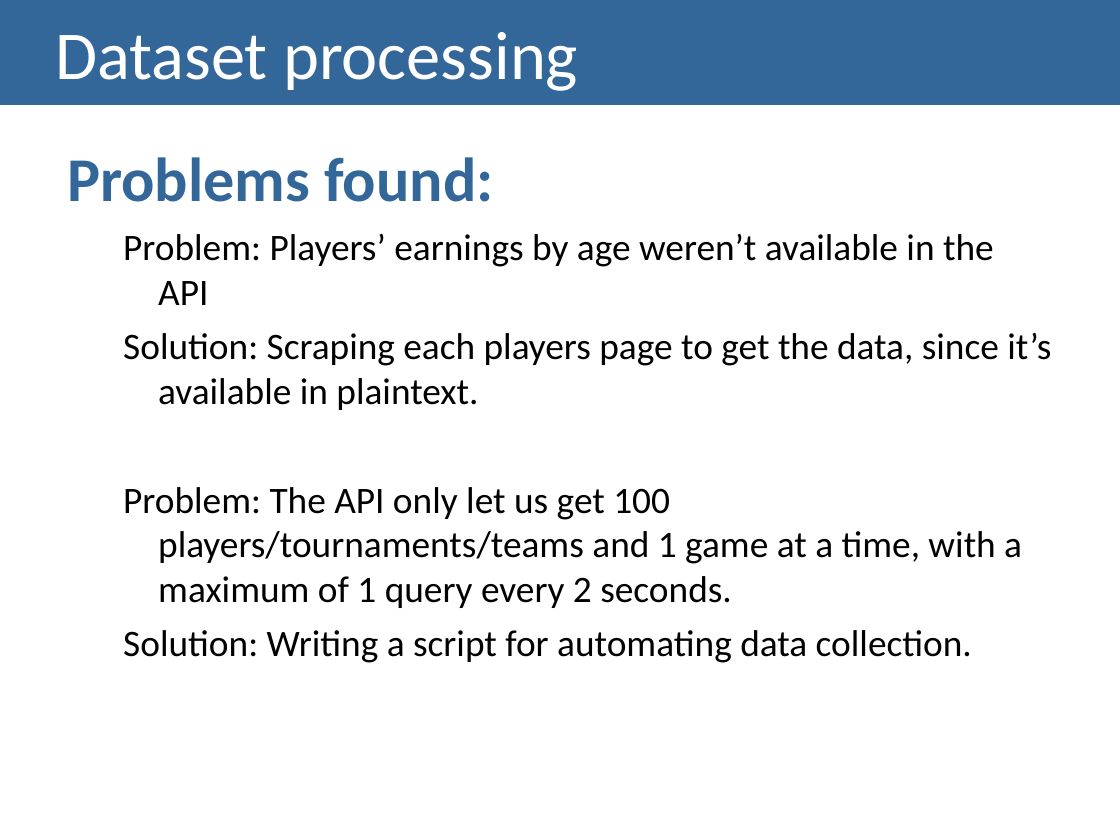
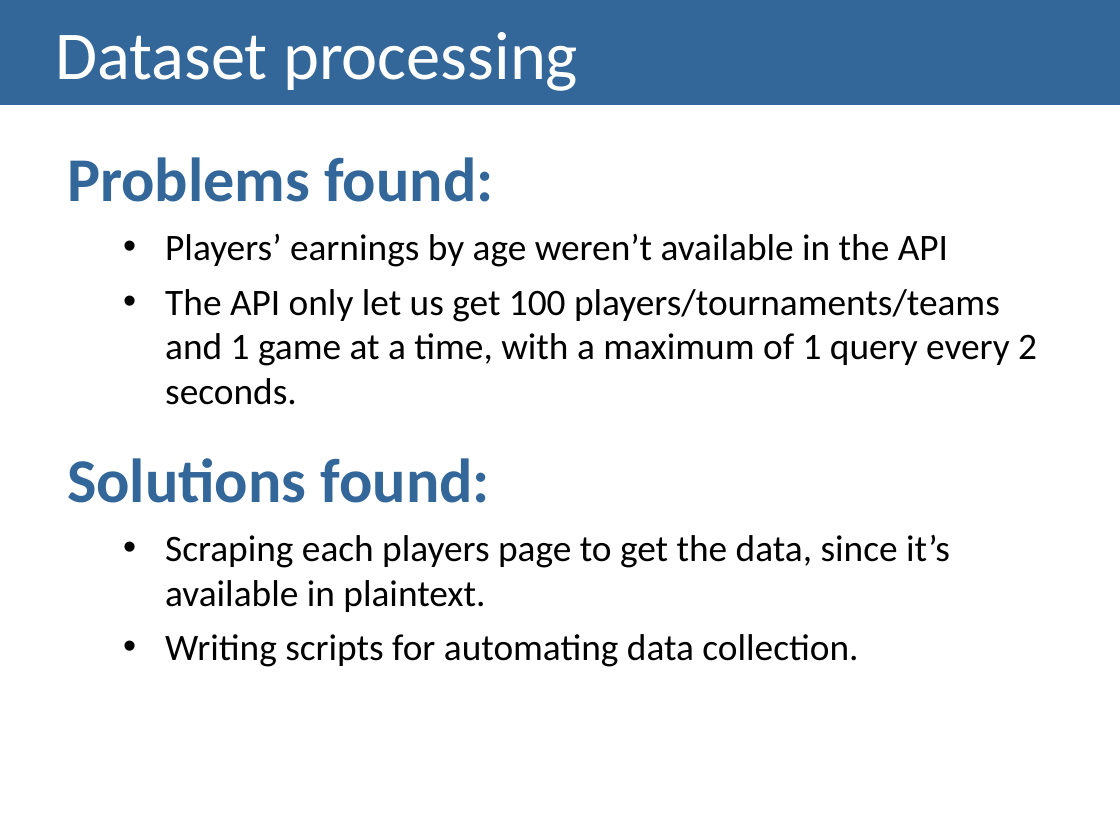
Before and after one commit to lucasrafael98/IV1819-esports, a slide deck: slide 15 of docs/Checkpoint II - Presentation.pptx. Drawn at 1120x840 pixels with LibreOffice and Linux fonts; fonts in the diff are those of the drawing. Boxes give left, top, right and bottom in pixels: in the first picture for what was removed or moved away, otherwise in the second. Text is boxed around its words. In the diff, an @@ line names an element or a change of style, - is before the commit and + after.

Commit message:
This time its personal - PowerPoint final

```diff
--- a/docs/Checkpoint II - Presentation.pptx
+++ b/docs/Checkpoint II - Presentation.pptx
@@ text at (x1=67, y1=233, x2=1037, y2=667): text changed @@
-  Problem: Players’ earnings by age weren’t available in the API
-  Solution: Scraping each players page to get the data, since it’s available in plaintext.
-  Problem: The API only let us get 100 players/tournaments/teams and 1 game at a time, with a maximum of 1 query every 2 seconds.
-  Solution: Writing a script for automating data collection.
+  • Players’ earnings by age weren’t available in the API
+  • The API only let us get 100 players/tournaments/teams and 1 game at a time, with a maximum of 1 query every 2 seconds.
+Solutions found:
+  • Scraping each players page to get the data, since it’s available in plaintext.
+  • Writing scripts for automating data collection.
```
Also in this commit, not shown: 7 other slides changed.
